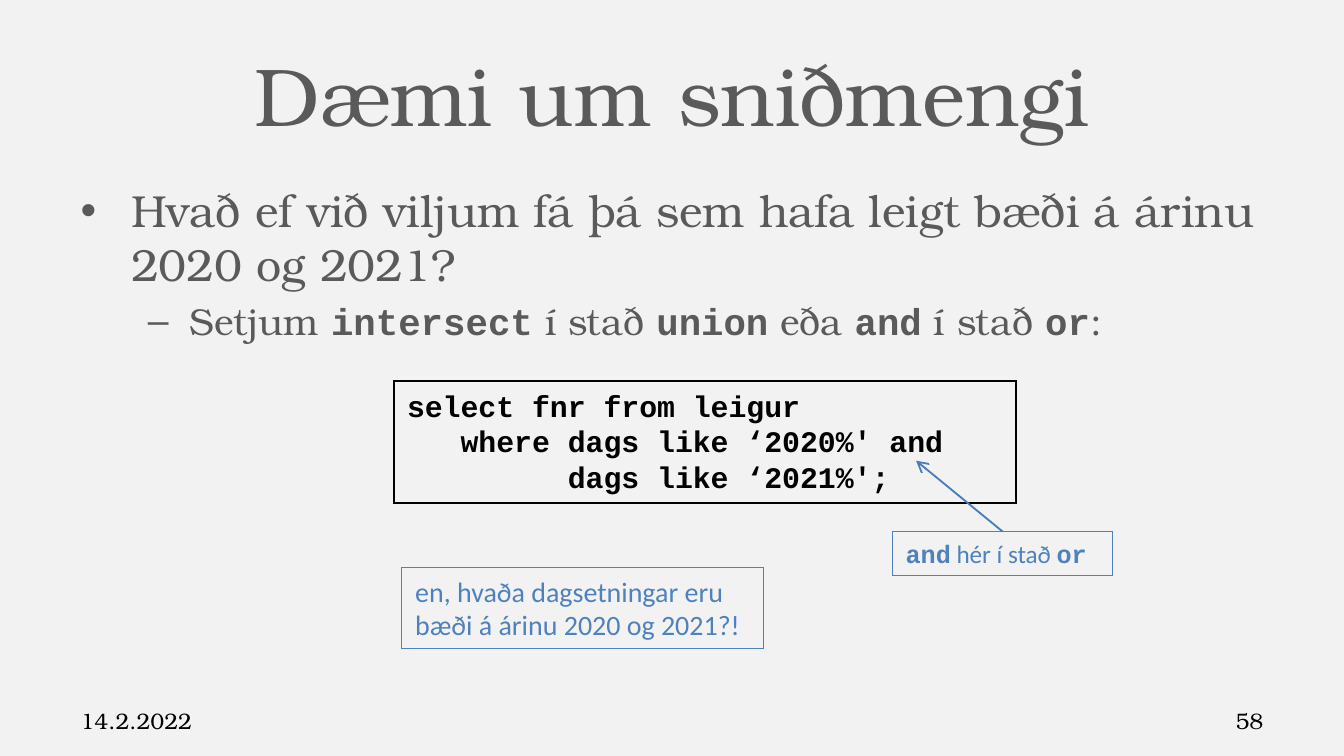
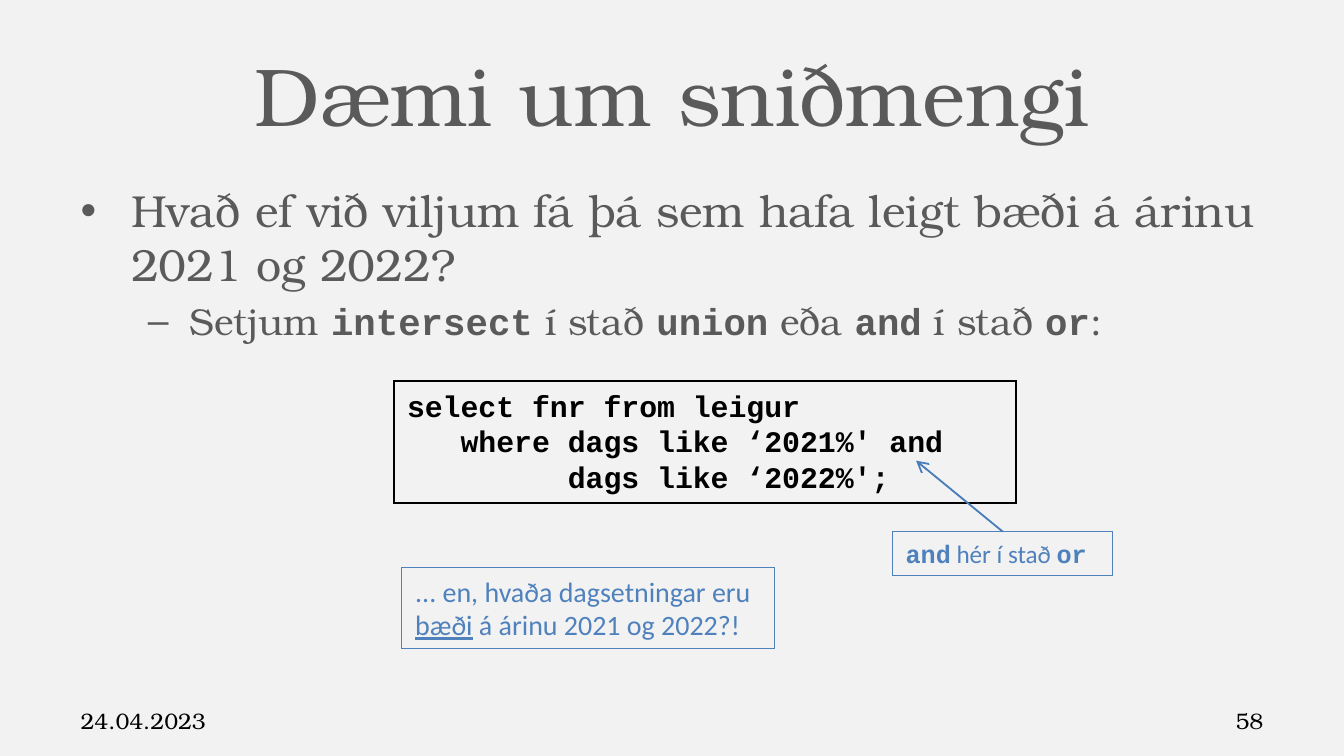
Before and after one commit to Hjalmtyr/SQL2, a slide deck: slide 58 of SQL-II.pptx. Drawn at 1344x756 pixels with LibreOffice and Linux fonts; fonts in the diff are those of the drawing; background and template pictures are left out. Boxes give left, top, right and bottom in pixels: in the first picture for what was removed or moved away, otherwise in the second. Text is boxed around its words. In the diff, an @@ line names an element or a change of style, - is before the commit and + after.

```diff
--- a/SQL-II.pptx
+++ b/SQL-II.pptx
@@ text at (131,193,1255,292): text changed @@
-• Hvað ef við viljum fá þá sem hafa leigt bæði á árinu 2020 og 2021?
+• Hvað ef við viljum fá þá sem hafa leigt bæði á árinu 2021 og 2022?
@@ text in rectangle at (461,431,943,495): text changed @@
-where dags like ‘2020%' and
-dags like ‘2021%';
+where dags like ‘2021%' and
+dags like ‘2022%';
@@ rectangle "... en, hvaða dagsetningar eru ...": place and size @@
-rectangle "... en, hvaða dagsetningar eru ..." at (402,567,763,649)
+rectangle "... en, hvaða dagsetningar eru ..." at (402,567,774,649)
@@ text in rectangle at (415,582,750,640): text changed @@
-en, hvaða dagsetningar eru bæði á árinu 2020 og 2021?!
+... en, hvaða dagsetningar eru bæði á árinu 2021 og 2022?!
@@ text at (81,713,206,730): text changed @@
-14.2.2022
+24.04.2023
```
Also in this commit, not shown: 81 other slides changed, 11 other files.
